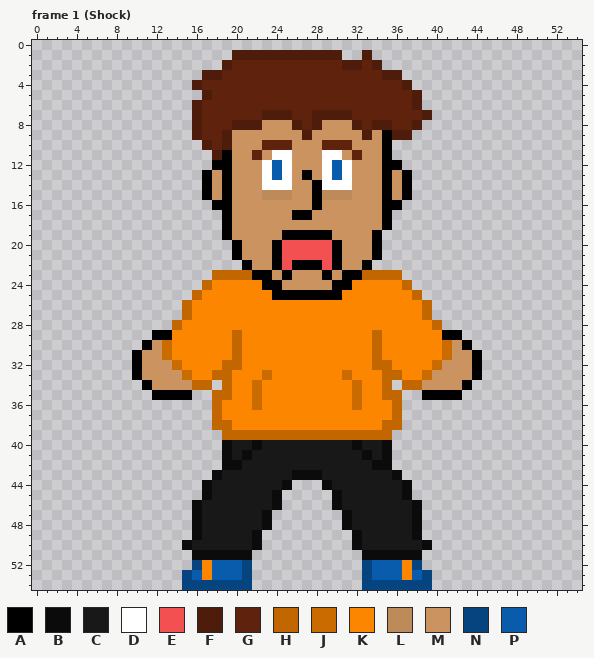
Pixel-art file: WIP/Brian.aseprite. This is how it looked before the edit.
55x55 pixels, 28 frames. Colours within 5 levels of each other are drawn and written as one. Shown: frame 1 (Shock). The commit also changed other frames, which this record leaves out.
Palette (. is transparent): A #000000  B #0b0b0b  C #181818  D #ffffff  E #f35151  F #4d1c0a  G #5e220d  H #c26600  J #ca6b00  K #fd8600  L #bd8a59  M #ca935f  N #064480  P #095cab
After:
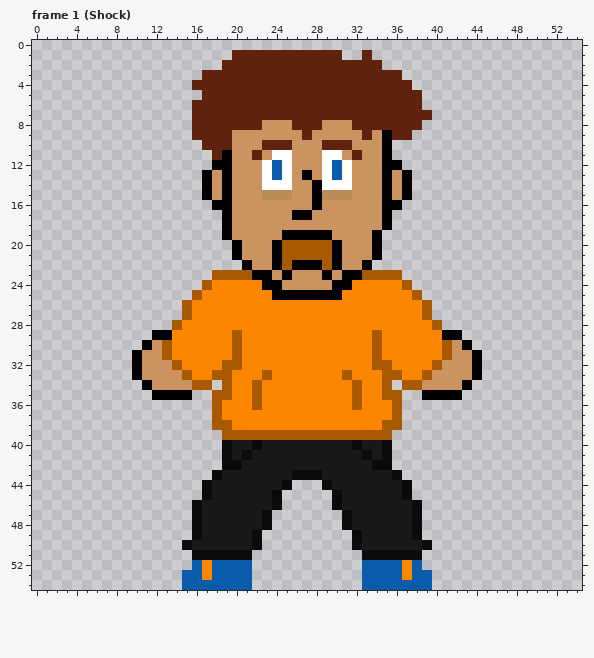
Edits made:
@@ palette @@
-H #c26600
+H #a95900
--- frame 1 (Shock)
@@ x 14..41 @@
  0 ............................
- 1 ......FFFFFFFFFFF..F........
- 2 .....FGGGGGGGGGGGFFGF.......
- 3 ...FFGGGGGGGGGGGGGGGGFF.....
- 4 ..FGGGGGGGGGGGGGGGGGGGGF....
- 5 ...FGGGGGGGGGGGGGGGGGGGGF...
- 6 ..FGGGGGGGGGGGGGGGGGGGGGF...
- 7 ..FGGGGGGFFFGGFFFFGGGGGGGF..
- 8 ..FGGGFFFMMMFGFMMMFGFFGGF...
- 9 ..FGGFMMMMMMMFMMMMMFMAFF....
-10 ...FGFMMMGGGMMMGGGMMMA......
-11 ....FAMMGMDDMMMDDMGMMA......
+ 1 ......GGGGGGGGGGG..G........
+ 2 .....GGGGGGGGGGGGGGGG.......
+ 3 ...GGGGGGGGGGGGGGGGGGGG.....
+ 4 ..GGGGGGGGGGGGGGGGGGGGGG....
+ 5 ...GGGGGGGGGGGGGGGGGGGGGG...
+ 6 ..GGGGGGGGGGGGGGGGGGGGGGG...
+ 7 ..GGGGGGGGGGGGGGGGGGGGGGGG..
+ 8 ..GGGGGGGMMMGGGMMMGGGGGGG...
+ 9 ..GGGGMMMMMMMGMMMMMGMAGG....
+10 ...GGGMMMGGGMMMGGGMMMA......
+11 ....GAMMGMDDMMMDDMGMMA......
 12 ....AAMMMDPDMMMDPDMMMAA.....
@@ x 23..31 @@
 19 MMAAAAAMM
-20 MAEEEEEAM
-21 MAEEEEEAM
-22 MAEAAAEAM
+20 MAHHHHHAM
+21 MAHHHHHAM
+22 MAHAAAHAM
 23 AMAMMMAMA
@@ x 11..43 @@
 29 .AAKKKKKKHKKKKKKKKKKKKKHKKKKKKAA.
-30 AMJKKKKKKHKKKKKKKKKKKKKHKKKKKKJMA
-31 MMJKKKKKKHKKKKKKKKKKKKKHKKKKKKJMM
-32 MMMJKKKKHHKKKKKKKKKKKKKHHKKKKJMMM
-33 MMMMJKKHHKKKJKKKKKKKJKKKHHKKJMMMM
-34 AMMMMHH.HKKJKKKKKKKKKJKKH.HHMMMMA
-35 .AAAA..HHKKJKKKKKKKKKJKKHH..AAAA.
-36 .......HKKKJKKKKKKKKKJKKKH.......
+30 AMHKKKKKKHKKKKKKKKKKKKKHKKKKKKHMA
+31 MMHKKKKKKHKKKKKKKKKKKKKHKKKKKKHMM
+32 MMMHKKKKHHKKKKKKKKKKKKKHHKKKKHMMM
+33 MMMMHKKHHKKKHKKKKKKKHKKKHHKKHMMMM
+34 AMMMMHH.HKKHKKKKKKKKKHKKH.HHMMMMA
+35 .AAAA..HHKKHKKKKKKKKKHKKHH..AAAA.
+36 .......HKKKHKKKKKKKKKHKKKH.......
 37 .......HKKKKKKKKKKKKKKKKKH.......
@@ x 13..41 @@
 51 ...BBBBBB...........BBBBBB...
-52 ...NKPPPN...........NPPPKN...
-53 ..NPKPPPN...........NPPPKPN..
-54 ..NNNNNNN...........NNNNNNN..
+52 ...PKPPPP...........PPPPKP...
+53 ..PPKPPPP...........PPPPKPP..
+54 ..PPPPPPP...........PPPPPPP..
Pixel boxes of the changes (left, top, right, bottom) in both pictures:
changed: (192, 50, 432, 160)
changed: (162, 240, 452, 440)
changed: (182, 560, 252, 590)
changed: (362, 560, 432, 590)
